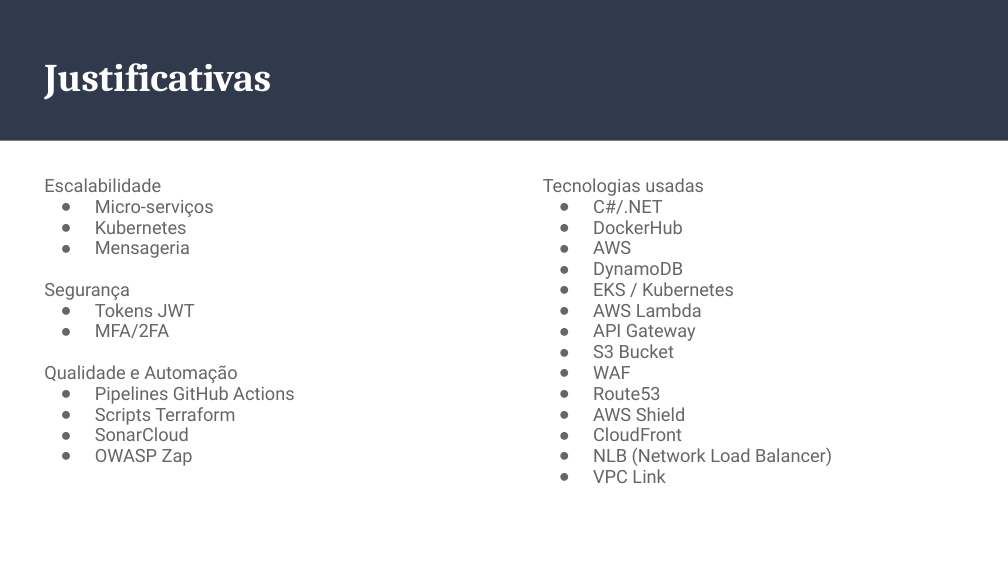
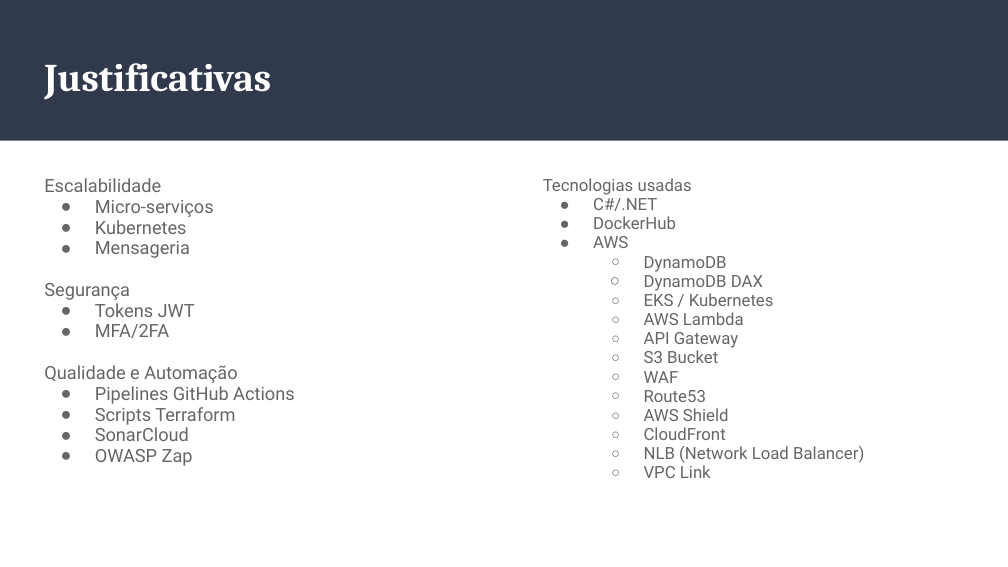
Before and after one commit to g12-4soat/techmedicos-docs, a slide deck: slide 14 of docs/Hackaton-TechMedicos.pptx. Drawn at 1008x567 pixels with LibreOffice and Linux fonts; fonts in the diff are those of the drawing. Boxes give left, top, right and bottom in pixels: in the first picture for what was removed or moved away, otherwise in the second. Text is boxed around its words. In the diff, an @@ line names an element or a change of style, - is before the commit and + after.

Commit message:
adicionando informações em justificativas

```diff
--- a/docs/Hackaton-TechMedicos.pptx
+++ b/docs/Hackaton-TechMedicos.pptx
@@ text at (543,178,864,478): size 13 to 12 pt; indent changed; bullet ● to ○; list level 1 to 2 in "DynamoDB"; list level 1 to 2 in "EKS / Kubernetes"; list level 1 to 2 in "AWS Lambda"; list level 1 to 2 in "API Gateway"; list level 1 to 2 in "S3 Bucket"; list level 1 to 2 in "WAF"; list level 1 to 2 in "Route53"; list level 1 to 2 in "AWS Shield"; list level 1 to 2 in "CloudFront"; list level 1 to 2 in "NLB (Network Load Balancer)"; list level 1 to 2 in "VPC Link" @@
@@ text at (644,275,763,291): paragraph added @@
+  ○ DynamoDB DAX
```
Also in this commit, not shown: 1 other slide changed.
